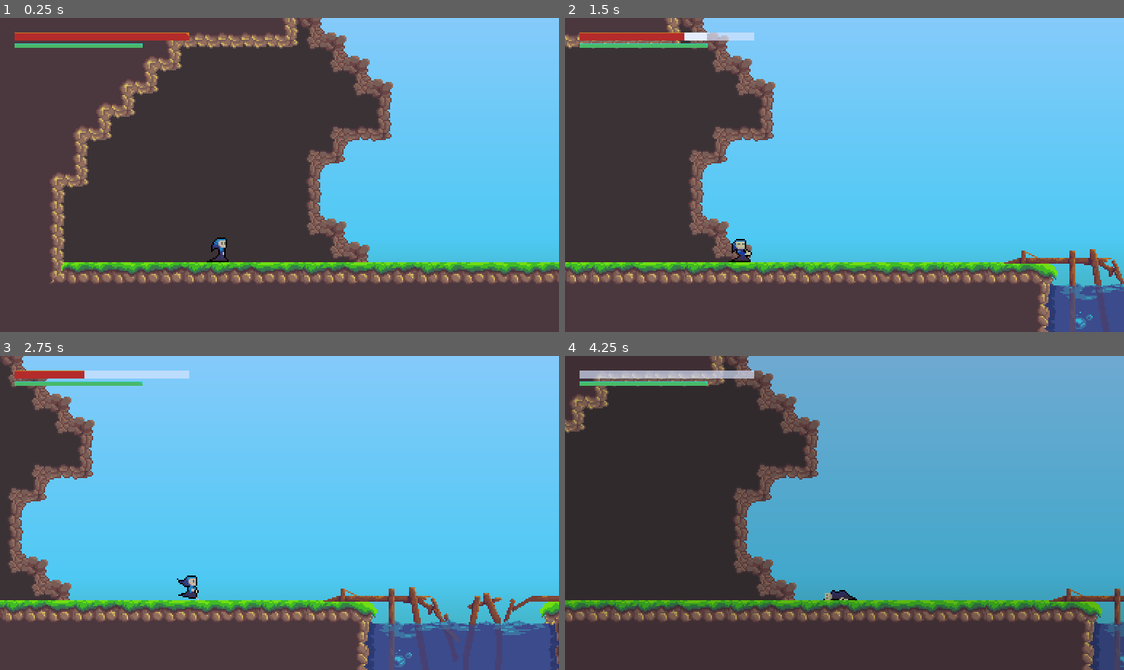
Above: before the commit, frames 1-4 (two rows, left to right).
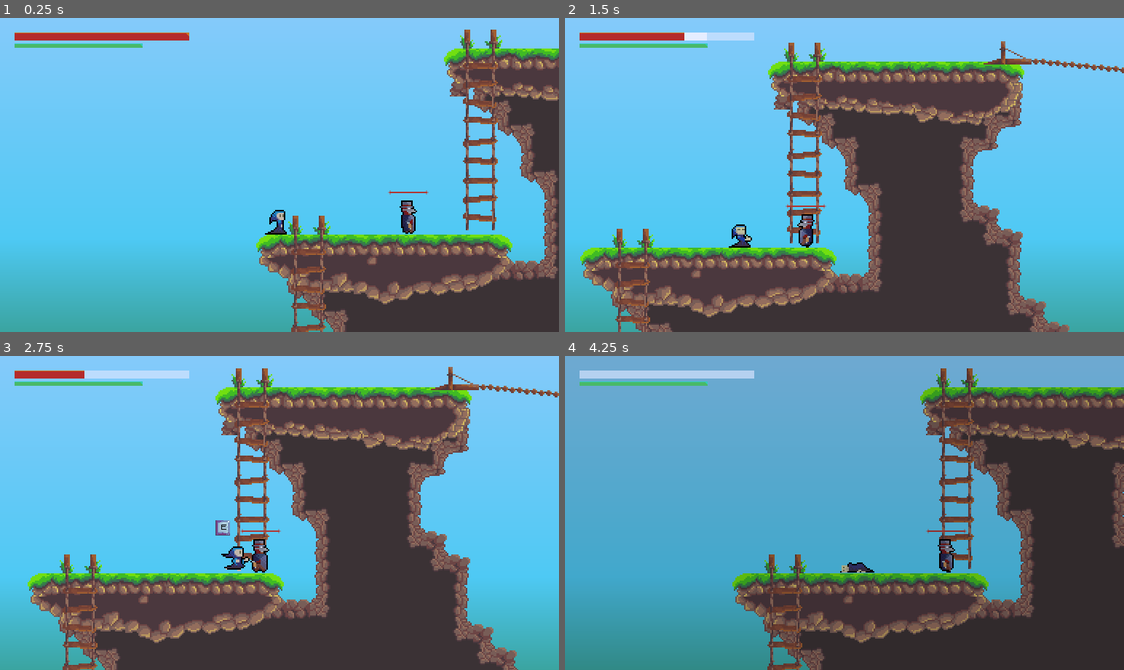
Above: after the commit, the same moments.

Repository: icherevatyi/GrimEdvard
Game: Godot game, scene res://src/components/Levels/Forest/Forest.tscn
Same seed, same stepped clock (60 frames per second), same inputs: the game is played once before the commit and once after it.
Inputs:
- Up to frame 1 (0.25 s): no input
- Up to frame 2 (1.5 s): tap Enter (ui_accept) at 0.5 s; hold Right (ui_right) 0.53-1.28 s; hold Q (take_damage) 0.53-1.28 s; tap Space (jump) at 0.77 s; hold Down (ui_down) from 1.28 s (still down); tap Q (take_damage) at 1.35 s
- Up to frame 3 (2.75 s): tap Space (jump) at 1.52 s; release Down (ui_down) at 2.03 s; hold Right (ui_right) from 2.03 s (still down); hold Q (take_damage) from 2.03 s (still down)
- Up to frame 4 (4.25 s): release Right (ui_right) at 2.78 s; release Q (take_damage) at 2.78 s; hold Up (ui_up) 2.78-3.53 s; tap Q (take_damage) at 2.85 s; tap Space (jump) at 3.02, 3.77 s; hold Left (ui_left) from 3.53 s (still down); hold Q (take_damage) from 3.53 s (still down)

The runs differ from the first frame. In frame 1, 74% of the frame differs, in the area x 0-100%, y 0-100%; in frame 2, 57%; in frame 3, 48%; in frame 4, 66%.

Commit message:
fixed movement change pattern, fixed raycast position change

Diff:
--- a/src/components/Enemies/Enemy.gd
+++ b/src/components/Enemies/Enemy.gd
@@ -1,4 +1,12 @@
 extends KinematicBody2D
+
+
+# timers
+onready var movement_change_timer = $Timers/MoveChangeTimer
+
+#rayCasts
+onready var floor_checker = $FloorChecker
+
 
 var state_machine : AnimationNodeStateMachinePlayback
 
@@ -9,7 +17,7 @@
 # movement vars
 var movement_dir
 var direction = {"left": -1, "right": 1, "stay": 0}
-var speed = 60
+var speed = 50
 var gravity = 20
 var velocity = Vector2(0, 0)
 
@@ -19,8 +27,6 @@
 var damage_value
 var attack_type  # MELEE, RANGED, MAGIC, BOSS values are available for different enemies
 
-# timers
-onready var movement_change_timer = $Timers/MoveChangeTimer
 
 
 func _ready():
@@ -46,10 +52,16 @@
 	movement_change_timer.set_wait_time(rand_number)
 
 
+func _on_MoveChangeTimer_timeout():
+	randomize_movechange_timer()
+	choose_movement_dir()
+
+
 func choose_movement_dir():
 	var rand_number = randi() % 3 + 1
 	randomize()
 
+	var prev_dir = 1
 	match rand_number:
 		1:
 			movement_dir = direction.stay
@@ -57,19 +69,19 @@
 			movement_dir = direction.left
 		3:
 			movement_dir = direction.right
-
 	change_facing()
 
+
 func change_facing():
-	for child in get_children():
-		if child.is_in_group("turnable"):
-			if movement_dir == 1 or movement_dir == -1:
+	if movement_dir != 0:
+		match movement_dir:
+			1:
+				floor_checker.position.x = 15
+			-1:
+				floor_checker.position.x = -15
+		for child in get_children():
+			if child.is_in_group("turnable"):
 				child.scale.x = movement_dir
-
-
-func _on_MoveChangeTimer_timeout():
-	randomize_movechange_timer()
-	choose_movement_dir()
 
 
 func apply_gravity():
@@ -86,10 +98,9 @@
 
 
 func check_obstickes():
-	if is_on_wall():
+	if is_on_wall() or floor_checker.is_colliding() == false:
 		movement_dir *= -1
 		change_facing()
-
 
 func chase():
 	pass
--- a/src/components/Enemies/Enemy.tscn
+++ b/src/components/Enemies/Enemy.tscn
@@ -160,4 +160,11 @@
 
 [node name="MoveChangeTimer" type="Timer" parent="Timers"]
 wait_time = 2.0
+
+[node name="FloorChecker" type="RayCast2D" parent="."]
+position = Vector2( -15, 0 )
+enabled = true
+cast_to = Vector2( 0, 20 )
+collision_mask = 2
+collide_with_areas = true
 [connection signal="timeout" from="Timers/MoveChangeTimer" to="." method="_on_MoveChangeTimer_timeout"]
--- a/src/components/Levels/Forest/Forest.tscn
+++ b/src/components/Levels/Forest/Forest.tscn
@@ -94,7 +94,7 @@
 tile_set = ExtResource( 2 )
 cell_size = Vector2( 16, 16 )
 format = 1
-tile_data = PoolIntArray( -720762, 0, 0, -720761, 0, 0, -720 …(11994 unchanged characters)… 537, 65550, 0, 262144, 65551, 0, 2, 65591, 0, 0, 65592, 0, 0, 65593, 0, 1, 65594, 0, 1, 65595 …(19494 unchanged characters)…
+tile_data = PoolIntArray( -720762, 0, 0, -720761, 0, 0, -720 …(11994 unchanged characters)… 537, 65550, 0, 262144, 65551, 0, 2, 65592, 0, 0, 65593, 0, 1, 65594, 0, 1, 65595 …(19494 unchanged characters)…
 
 [node name="FarLands" type="ParallaxBackground" parent="Background"]
 
@@ -112,7 +112,7 @@
 [node name="Island1" type="StaticBody2D" parent="FloatingIslands"]
 position = Vector2( 1095, -107 )
 collision_layer = 2
-collision_mask = 0
+collision_mask = 4
 __meta__ = {
 "_edit_group_": true
 }
@@ -128,7 +128,7 @@
 [node name="Island7" type="StaticBody2D" parent="FloatingIslands"]
 position = Vector2( 2739, -84.4 )
 collision_layer = 2
-collision_mask = 0
+collision_mask = 4
 __meta__ = {
 "_edit_group_": true
 }
@@ -144,7 +144,7 @@
 [node name="Island2" type="StaticBody2D" parent="FloatingIslands"]
 position = Vector2( 2086.06, -61.1794 )
 collision_layer = 2
-collision_mask = 0
+collision_mask = 4
 __meta__ = {
 "_edit_group_": true
 }
@@ -160,7 +160,7 @@
 [node name="Island3" type="StaticBody2D" parent="FloatingIslands"]
 position = Vector2( 2376.08, -110.856 )
 collision_layer = 2
-collision_mask = 0
+collision_mask = 4
 __meta__ = {
 "_edit_group_": true
 }
@@ -176,7 +176,7 @@
 [node name="Island5" type="StaticBody2D" parent="FloatingIslands"]
 position = Vector2( 2556.74, -113.05 )
 collision_layer = 2
-collision_mask = 0
+collision_mask = 4
 __meta__ = {
 "_edit_group_": true
 }
@@ -192,7 +192,7 @@
 [node name="Island4" type="StaticBody2D" parent="FloatingIslands"]
 position = Vector2( 966, 23 )
 collision_layer = 2
-collision_mask = 0
+collision_mask = 4
 __meta__ = {
 "_edit_group_": true
 }
@@ -208,7 +208,7 @@
 [node name="Island6" type="StaticBody2D" parent="FloatingIslands"]
 position = Vector2( 3072, -80 )
 collision_layer = 2
-collision_mask = 0
+collision_mask = 4
 __meta__ = {
 "_edit_group_": true
 }
@@ -224,7 +224,7 @@
 [node name="Island8" type="StaticBody2D" parent="FloatingIslands"]
 position = Vector2( 2224, -166 )
 collision_layer = 2
-collision_mask = 0
+collision_mask = 4
 __meta__ = {
 "_edit_group_": true
 }
@@ -439,7 +439,7 @@
 [node name="PlayerContainer" type="Node2D" parent="."]
 
 [node name="PlayerSpawn_StartLvl" type="Position2D" parent="PlayerContainer"]
-position = Vector2( 152, 149 )
+position = Vector2( 894, -10 )
 
 [node name="PlayerSpawn_EndLvl" type="Position2D" parent="PlayerContainer"]
 position = Vector2( 3408, -48 )
@@ -448,8 +448,6 @@
 
 [node name="PlagueDoctor" parent="Enemies" instance=ExtResource( 11 )]
 position = Vector2( 970, -16 )
-collision_layer = 1
-collision_mask = 1
 [connection signal="body_entered" from="LvLTransition/To_next" to="." method="_on_To_next_body_entered"]
 
 [editable path="Ladders/Ladder1"]
Not shown: 1 places in src/components/Enemies/PlagueDoctor/PlagueDoctor.tscn that only renumber resources
